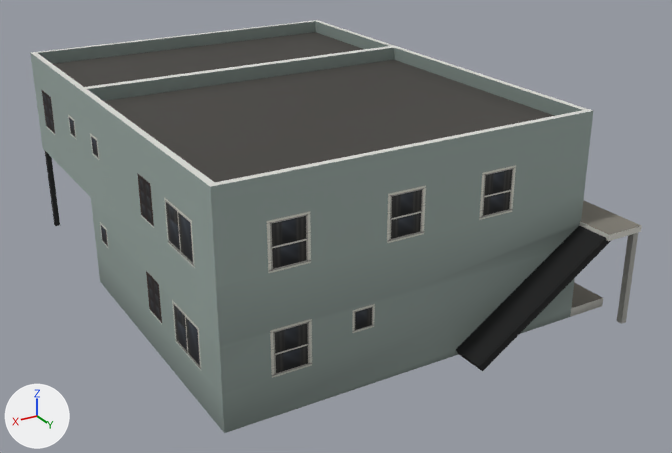
Renders of the glTF model assets/coronado_kit/buildings/apartments/apt_dingbat_teal/apartment_apt_dingbat_teal_mid.glb from each side of a commit.
Camera for both pictures: a 50 mm lens placed at (13.8, 26.5, 14.3), pointed at (-1.2, 1.6, 1.8). Arrows for +X, +Y and +Z are at lower left; the lights stay in place. The older version comes first. Vertices at exactly the same position are counted once.

In view in the first picture: 'apartment_apt_dingbat_teal_mid'.
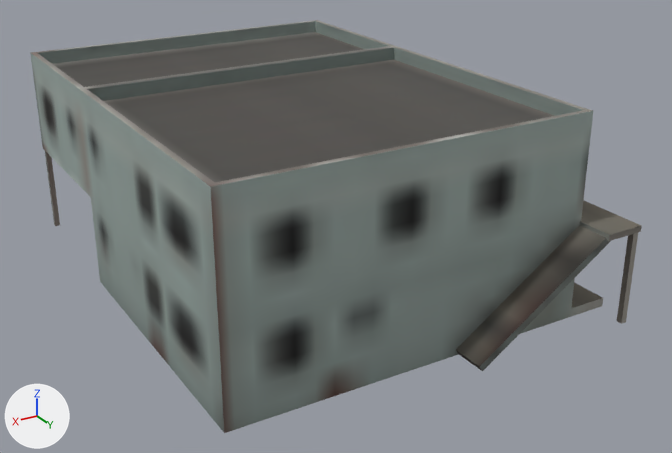
Edits to the bpy script that builds the scene:
```text
Add img_bld_lod_color_png:
    img_bld_lod_color_png = load_image('bld_lod_color.png', '../../../textures/bld_lod_color.png', 2048, 2048, 'sRGB')
Change mat_bld_mid:
    where n4 = _N.new('ShaderNodeTexImage'); n4.name = 'Image Texture'
    n4.image: img_city_color_png -> img_bld_lod_color_png
    add n4.extension = 'EXTEND'
Change me_apartment_apt_dingbat_teal_mid:
    where me_apartment_apt_dingbat_teal_mid.from_pydata(...)  # 424 vertices, 719 faces; spans x -7.4..6.0, y -8.0..9.2, z 0.0..6.8
    used by ob_apartment_apt_dingbat_teal_mid; location = (0.0, 0.0, 0.0)
    me_apartment_apt_dingbat_teal_mid part 1: texture (UV) coordinates of 719 of 719 faces, centred in x -7.4..6.0, y -8.0..9.2, z 0.0..6.8, changed; they spanned u 0.0..0.88, v 0.02..0.48 and now span u 0.0..1.0, v 0.04..0.8
    me_apartment_apt_dingbat_teal_mid part 2: 327 faces centred in x -7.4..6.0, y -8.0..9.2, z 0.2..6.6 are repainted in the vertex colours; the middle colour goes from pale blue #c4dadd to white #ffffff
    me_apartment_apt_dingbat_teal_mid part 3: 112 faces centred in x -7.4..6.0, y -7.9..9.2, z 0.1..3.9 are repainted in the vertex colours; the middle colour goes from light grey #bbc8c8 to white #ffffff
    me_apartment_apt_dingbat_teal_mid part 4: 96 faces centred in x -7.4..6.0, y -8.0..9.2, z 0.3..5.5 are repainted in the vertex colours; the middle colour goes from white #f6f6f5 to white #ffffff
    me_apartment_apt_dingbat_teal_mid part 5: 128 faces centred in x -7.2..6.0, y -7.8..9.1, z 0.0..6.6 are repainted in the vertex colours; the middle colour goes from grey #a6b8ba to white #ffffff
```

Boxes (x1, y1, x2, y2) around the edits, measured in the pictures (672 x 453 px):
'apartment_apt_dingbat_teal_mid', surface changed, recoloured: (30, 20, 642, 433) in both
part 1 of me_apartment_apt_dingbat_teal_mid, surface changed: (30, 20, 642, 433) in both
part 2 of me_apartment_apt_dingbat_teal_mid, recoloured: (30, 53, 609, 378) in both
part 3 of me_apartment_apt_dingbat_teal_mid, recoloured: (45, 151, 638, 395) in both
part 4 of me_apartment_apt_dingbat_teal_mid, recoloured: (100, 165, 642, 377) in both
part 5 of me_apartment_apt_dingbat_teal_mid, recoloured: (38, 21, 634, 433) in both
